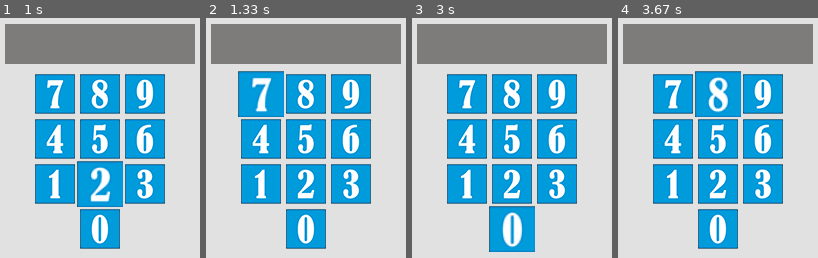
Above: before the commit, frames 1-4 (left to right).
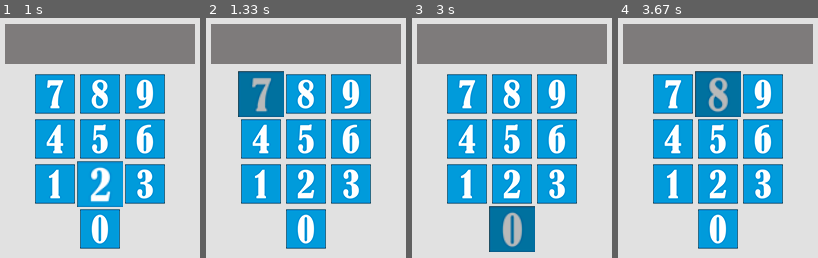
Above: after the commit, the same moments.

Repository: gbsfgames/Calculadorapygame
Game: pygame game, started from Calculadora.py
The game is run twice, just before and just after one commit, with the same random seed, the same clock (stepped at 60 frames per second) and the same inputs.
Inputs (mouse positions are in pixels of both pictures, inside the frame that each line leads up to):
- Up to frame 1 (1 s): click (100, 150) at 0.38 s; click (100, 166) at 0.78 s
- Up to frame 2 (1.33 s): click (244, 109) at 1.2 s
- Up to frame 3 (3 s): click (556, 183) at 1.7 s; click (516, 58) at 2.27 s; move the mouse to (502, 219) at 2.63 s; click (502, 219) at 2.9 s
- Up to frame 4 (3.67 s): move the mouse to (710, 102) at 3.3 s; click (710, 102) at 3.6 s

Frame 1 is identical in both runs. In frame 2, 4.4% of the frame differs, in the area x 16-39%, y 22-42%; in frame 3, 4.4%; in frame 4, 4.4%.

Commit message:
Actualizacion de Efecto de botones y optimizacion de codigo

Diff:
--- a/Calculadora.py
+++ b/Calculadora.py
@@ -22,7 +22,8 @@
 
 ancho = 200
 alto = 270
-
+tecla = None
+tecla_nom = None
 #--------------------------funciones
 # Clase de tecla
 class tecla():
@@ -33,6 +34,25 @@
         return ((col,fill))
     def imagen(tecla = pygame.image.load('calculadora/null.png')):
         return (tecla)
+
+def presionada(tecla, pantalla,evento,posicion):
+    '''tecla tiene que ser surface --- pantalla: es la pantalla principal'''
+    pantalla.blit(tecla,posicion)
+    if evento.type ==MOUSEBUTTONDOWN:
+        if evento.button ==1:
+            print("tecla :",dir(tecla))
+            print("tecla :",tecla.__gt__)
+            tecla.set_alpha(70)
+            tecla.fill((0,0,0))
+            pantalla.blit(tecla,posicion)
+    return 0
+
+def ponernum(ltecla_nom):
+    ''''''
+    expresion = []
+    letra_arial = pygame.font.SysFont('arial',14)
+    pantalla.blit(letra_arial.render())
+    pass
 
 # Funcion principal
 def main():
@@ -91,56 +111,63 @@
         if(mouse_pos[0] >=col1 and mouse_pos[1] >= fil1 and mouse_pos[0]<=(col1 + tam_tec[0]) and mouse_pos[1]<=(fil1 + tam_tec[1])):
             arriba = True
             siete7_a = pygame.transform.smoothscale(siete7,(tam_tec[0]+6,tam_tec[1]+6))
-            pantalla.blit(siete7_a,(col1-3,fil1-3))
-            if evento.type == MOUSEBUTTONDOWN:
-                if evento.button ==1:
-                    pass
+            siete7_p = (col1-3,fil1-3)
+            presionada(siete7_a, pantalla, evento,siete7_p)
 
         #Tecla 8
         if(mouse_pos[0] >=col2 and mouse_pos[1] >= fil1 and mouse_pos[0]<=(col2 + tam_tec[0]) and mouse_pos[1]<=(fil1 + tam_tec[1])):
             arriba = True
             ocho8_a = pygame.transform.smoothscale(ocho8,(tam_tec[0]+6,tam_tec[1]+6))
-            pantalla.blit(ocho8_a,(col2-3,fil1-3))
+            ocho8_p = (col2-3,fil1-3)
+            presionada(ocho8_a, pantalla, evento,ocho8_p)
         #Tecla 9
         if(mouse_pos[0] >=col3 and mouse_pos[1] >= fil1 and mouse_pos[0]<=(col3 + tam_tec[0]) and mouse_pos[1]<=(fil1 + tam_tec[1])):
             arriba = True
             nueve9_a = pygame.transform.smoothscale(nueve9,(tam_tec[0]+6,tam_tec[1]+6))
-            pantalla.blit(nueve9_a,(col3-3,fil1-3))
+            nueve9_p = (col3-3,fil1-3)
+            presionada(nueve9_a, pantalla, evento,nueve9_p)
         #Tecla 4
         if(mouse_pos[0] >=col1 and mouse_pos[1] >= fil2 and mouse_pos[0]<=(col1 + tam_tec[0]) and mouse_pos[1]<=(fil2 + tam_tec[1])):
             arriba = True
             cuatro4_a = pygame.transform.smoothscale(cuatro4,(tam_tec[0]+6,tam_tec[1]+6))
-            pantalla.blit(cuatro4_a,(col1-3,fil2-3))
+            cuatro4_p = (col1-3,fil2-3)
+            presionada(cuatro4_a, pantalla, evento,cuatro4_p)
         #Tecla 5
         if(mouse_pos[0] >=col2 and mouse_pos[1] >= fil2 and mouse_pos[0]<=(col2 + tam_tec[0]) and mouse_pos[1]<=(fil2 + tam_tec[1])):
             arriba = True
             cinco5_a = pygame.transform.smoothscale(cinco5,(tam_tec[0]+6,tam_tec[1]+6))
-            pantalla.blit(cinco5_a,(col2-3,fil2-3))
+            cinco5_p = (col2-3,fil2-3)
+            presionada(cinco5_a, pantalla, evento,cinco5_p)
         #Tecla 6
         if(mouse_pos[0] >=col3 and mouse_pos[1] >= fil2 and mouse_pos[0]<=(col3 + tam_tec[0]) and mouse_pos[1]<=(fil2 + tam_tec[1])):
             arriba = True
             seis6_a = pygame.transform.smoothscale(seis6,(tam_tec[0]+6,tam_tec[1]+6))
-            pantalla.blit(seis6_a,(col3-3,fil2-3))
+            seis6_p = (col3-3,fil2-3)
+            presionada(seis6_a, pantalla, evento,seis6_p)
         #Tecla 1
         if(mouse_pos[0] >=col1 and mouse_pos[1] >= fil3 and mouse_pos[0]<=(col1 + tam_tec[0]) and mouse_pos[1]<=(fil3 + tam_tec[1])):
             arriba = True
             uno1_a = pygame.transform.smoothscale(uno1,(tam_tec[0]+6,tam_tec[1]+6))
-            pantalla.blit(uno1_a,(col1-3,fil3-3))
+            uno1_p = (col1-3,fil3-3)
+            presionada(uno1_a, pantalla, evento,uno1_p)
         #Tecla 2
         if(mouse_pos[0] >=col2 and mouse_pos[1] >= fil3 and mouse_pos[0]<=(col2 + tam_tec[0]) and mouse_pos[1]<=(fil3 + tam_tec[1])):
             arriba = True
             dos2_a = pygame.transform.smoothscale(dos2,(tam_tec[0]+6,tam_tec[1]+6))
-            pantalla.blit(dos2_a,(col2-3,fil3-3))
+            dos2_p = (col2-3,fil3-3)
+            presionada(dos2_a, pantalla, evento,dos2_p)
         #Tecla 3
         if(mouse_pos[0] >=col3 and mouse_pos[1] >= fil3 and mouse_pos[0]<=(col3 + tam_tec[0]) and mouse_pos[1]<=(fil3 + tam_tec[1])):
             arriba = True
             tre3_a = pygame.transform.smoothscale(tres3,(tam_tec[0]+6,tam_tec[1]+6))
-            pantalla.blit(tre3_a,(col3-3,fil3-3))
+            tre3_p = (col3-3,fil3-3)
+            presionada(tre3_a, pantalla, evento,tre3_p)
         #Tecla 0
         if(mouse_pos[0] >=col2 and mouse_pos[1] >= fil4 and mouse_pos[0]<=(col2 + tam_tec[0]) and mouse_pos[1]<=(fil4 + tam_tec[1])):
             arriba = True
             cero_a = pygame.transform.smoothscale(cero,(tam_tec[0]+6,tam_tec[1]+6))
-            pantalla.blit(cero_a,(col2-3,fil4-3))
+            cero_p = (col2-3,fil4-3)
+            presionada(cero_a, pantalla, evento,cero_p)
         '''Fin fragmento sobre de'''
         pygame.display.update()
 
